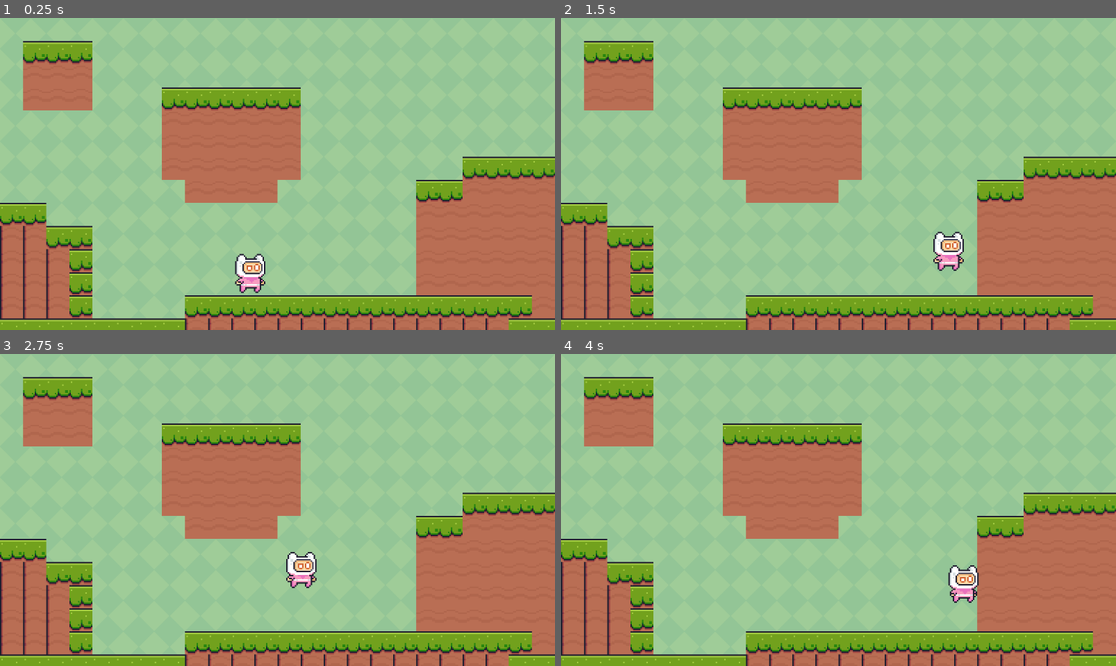
Above: before the commit, frames 1-4 (two rows, left to right).
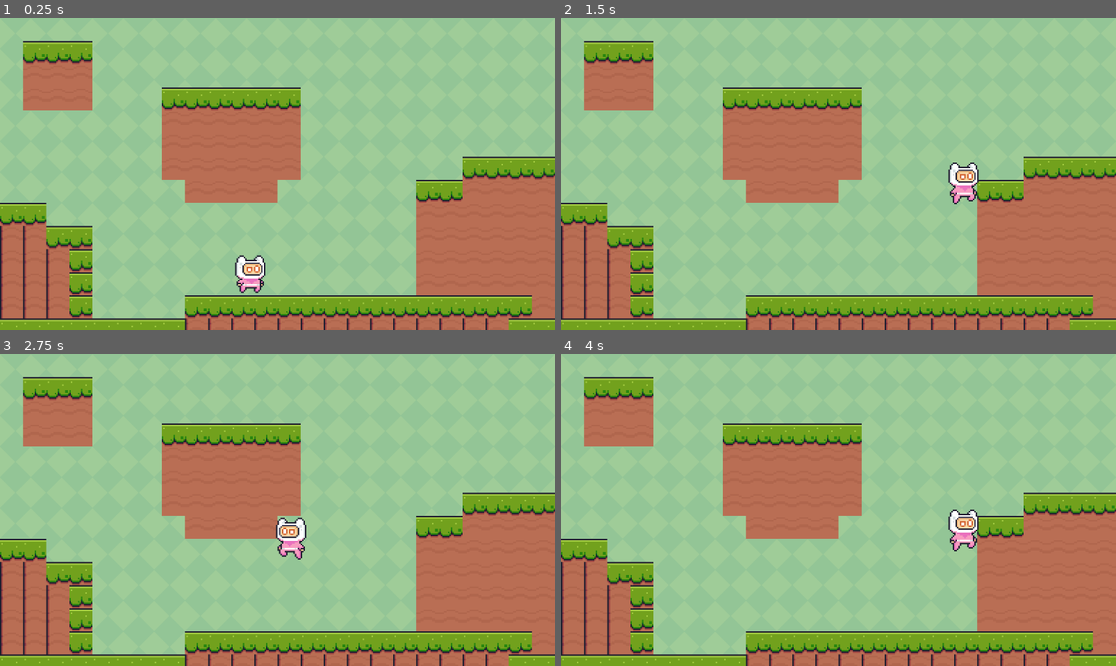
Above: after the commit, the same moments.

Repository: antgarcia222/Lab1-HelloGodot
Game: Godot game, scene res://main.tscn
Two runs of this game, one before a commit and one after it. Both use one fixed random seed, a clock stepped at 60 frames per second and the inputs below.
Inputs:
- Up to frame 1 (0.25 s): no input
- Up to frame 2 (1.5 s): tap Enter (ui_accept) at 0.5, 0.6 s; hold Right (ui_right) from 0.53 s (still down); tap Space (jump, bound only after the commit) at 0.77, 0.8, 1.07, 1.35 s
- Up to frame 3 (2.75 s): tap Space (jump, bound only after the commit) at 1.52, 1.82, 2.3 s; tap Enter (ui_accept) at 1.55, 2.1 s; release Right (ui_right) at 2.03 s; hold Left (ui_left) from 2.03 s (still down)
- Up to frame 4 (4 s): release Left (ui_left) at 2.78 s; hold Right (ui_right) from 2.78 s (still down); tap Enter (ui_accept) at 2.85 s; tap Space (jump, bound only after the commit) at 3.02, 3.32, 3.6, 3.77 s

The runs differ from the first frame. In frame 1, 0.3% of the frame differs, in the area x 42-48%, y 75-87%; in frame 2, 1.1%, in the area x 67-76%, y 46-82%; in frame 3, 1.1%; in frame 4, 1.1%.

Commit message:
Created VAR, Ifs and Inputs
For the main player script code;
- created the VARs
- created IF statements controlling their movements
- changed the inputs from arrow keys to A (for left) D (for right) and W (for up)

Diff:
--- a/lab1(redo)/main_character/character_body_2d.gd
+++ b/lab1(redo)/main_character/character_body_2d.gd
@@ -1,25 +1,38 @@
 extends CharacterBody2D
 
 
-const SPEED = 300.0
-const JUMP_VELOCITY = -400.0
+const SPEED = 400.0
+const JUMP_VELOCITY = -600.0
+@onready var sprite_2d = $Sprite2D
 
+# Get the gravity from the project settings to be synced with Rigidbody nodes.
+var gravity = ProjectSettings.get_setting("physics/2d/default_gravity")
 
 func _physics_process(delta: float) -> void:
+	#Animations
+	if (velocity.x > 1 || velocity.x < -1):
+		sprite_2d.animation = "running"
+	else:
+		sprite_2d.animation = "default"
+
 	# Add the gravity.
 	if not is_on_floor():
 		velocity += get_gravity() * delta
+		sprite_2d.animation = "jumping"
 
 	# Handle jump.
-	if Input.is_action_just_pressed("ui_accept") and is_on_floor():
+	if Input.is_action_just_pressed("jump") and is_on_floor():
 		velocity.y = JUMP_VELOCITY
 
 	# Get the input direction and handle the movement/deceleration.
 	# As good practice, you should replace UI actions with custom gameplay actions.
-	var direction := Input.get_axis("ui_left", "ui_right")
+	var direction := Input.get_axis("left", "right")
 	if direction:
 		velocity.x = direction * SPEED
 	else:
-		velocity.x = move_toward(velocity.x, 0, SPEED)
+		velocity.x = move_toward(velocity.x, 0, 12)
 
 	move_and_slide()
+
+	var isLeft = velocity.x < 0
+	sprite_2d.flip_h = isLeft
--- a/lab1(redo)/main_character/character_body_2d.tscn
+++ b/lab1(redo)/main_character/character_body_2d.tscn
@@ -198,7 +198,7 @@
 texture_filter = 1
 sprite_frames = SubResource("SpriteFrames_tu624")
 autoplay = "default"
-frame_progress = 0.1036
+frame_progress = 0.44334
 
 [node name="CollisionShape2D" type="CollisionShape2D" parent="."]
 position = Vector2(0, 1.66667)
--- a/lab1(redo)/project.godot
+++ b/lab1(redo)/project.godot
@@ -15,6 +15,34 @@
 config/features=PackedStringArray("4.3", "GL Compatibility")
 config/icon="res://icon.svg"
 
+[input]
+
+left={
+"deadzone": 0.5,
+"events": [Object(InputEventKey,"resource_local_to_scene":false,"resource_name":"","device":-1,"window_id":0,"alt_pressed":false,"shift_pressed":false,"ctrl_pressed":false,"meta_pressed":false,"pressed":false,"keycode":0,"physical_keycode":65,"key_label":0,"unicode":97,"location":0,"echo":false,"script":null)
+, Object(InputEventKey,"resource_local_to_scene":false,"resource_name":"","device":-1,"window_id":0,"alt_pressed":false,"shift_pressed":false,"ctrl_pressed":false,"meta_pressed":false,"pressed":false,"keycode":0,"physical_keycode":4194319,"key_label":0,"unicode":0,"location":0,"echo":false,"script":null)
+, Object(InputEventJoypadMotion,"resource_local_to_scene":false,"resource_name":"","device":-1,"axis":0,"axis_value":-1.0,"script":null)
+, Object(InputEventJoypadButton,"resource_local_to_scene":false,"resource_name":"","device":-1,"button_index":13,"pressure":0.0,"pressed":false,"script":null)
+]
+}
+right={
+"deadzone": 0.5,
+"events": [Object(InputEventKey,"resource_local_to_scene":false,"resource_name":"","device":-1,"window_id":0,"alt_pressed":false,"shift_pressed":false,"ctrl_pressed":false,"meta_pressed":false,"pressed":false,"keycode":0,"physical_keycode":68,"key_label":0,"unicode":100,"location":0,"echo":false,"script":null)
+, Object(InputEventKey,"resource_local_to_scene":false,"resource_name":"","device":-1,"window_id":0,"alt_pressed":false,"shift_pressed":false,"ctrl_pressed":false,"meta_pressed":false,"pressed":false,"keycode":0,"physical_keycode":4194321,"key_label":0,"unicode":0,"location":0,"echo":false,"script":null)
+, Object(InputEventJoypadButton,"resource_local_to_scene":false,"resource_name":"","device":-1,"button_index":14,"pressure":0.0,"pressed":false,"script":null)
+, Object(InputEventJoypadMotion,"resource_local_to_scene":false,"resource_name":"","device":-1,"axis":0,"axis_value":1.0,"script":null)
+]
+}
+jump={
+"deadzone": 0.5,
+"events": [null, Object(InputEventKey,"resource_local_to_scene":false,"resource_name":"","device":-1,"window_id":0,"alt_pressed":false,"shift_pressed":false,"ctrl_pressed":false,"meta_pressed":false,"pressed":false,"keycode":0,"physical_keycode":32,"key_label":0,"unicode":32,"location":0,"echo":false,"script":null)
+, Object(InputEventKey,"resource_local_to_scene":false,"resource_name":"","device":-1,"window_id":0,"alt_pressed":false,"shift_pressed":false,"ctrl_pressed":false,"meta_pressed":false,"pressed":false,"keycode":0,"physical_keycode":4194320,"key_label":0,"unicode":0,"location":0,"echo":false,"script":null)
+, Object(InputEventKey,"resource_local_to_scene":false,"resource_name":"","device":-1,"window_id":0,"alt_pressed":false,"shift_pressed":false,"ctrl_pressed":false,"meta_pressed":false,"pressed":false,"keycode":0,"physical_keycode":87,"key_label":0,"unicode":119,"location":0,"echo":false,"script":null)
+, Object(InputEventJoypadButton,"resource_local_to_scene":false,"resource_name":"","device":-1,"button_index":11,"pressure":0.0,"pressed":false,"script":null)
+, Object(InputEventJoypadMotion,"resource_local_to_scene":false,"resource_name":"","device":-1,"axis":1,"axis_value":-1.0,"script":null)
+]
+}
+
 [rendering]
 
 renderer/rendering_method="gl_compatibility"
